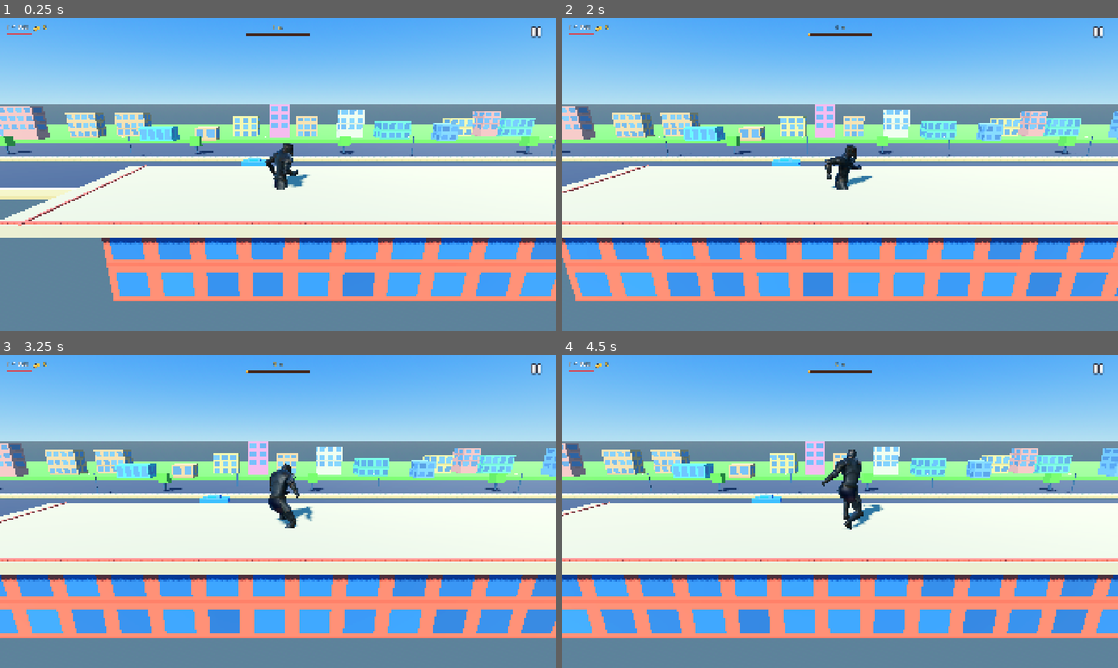
Above: before the commit, frames 1-4 (two rows, left to right).
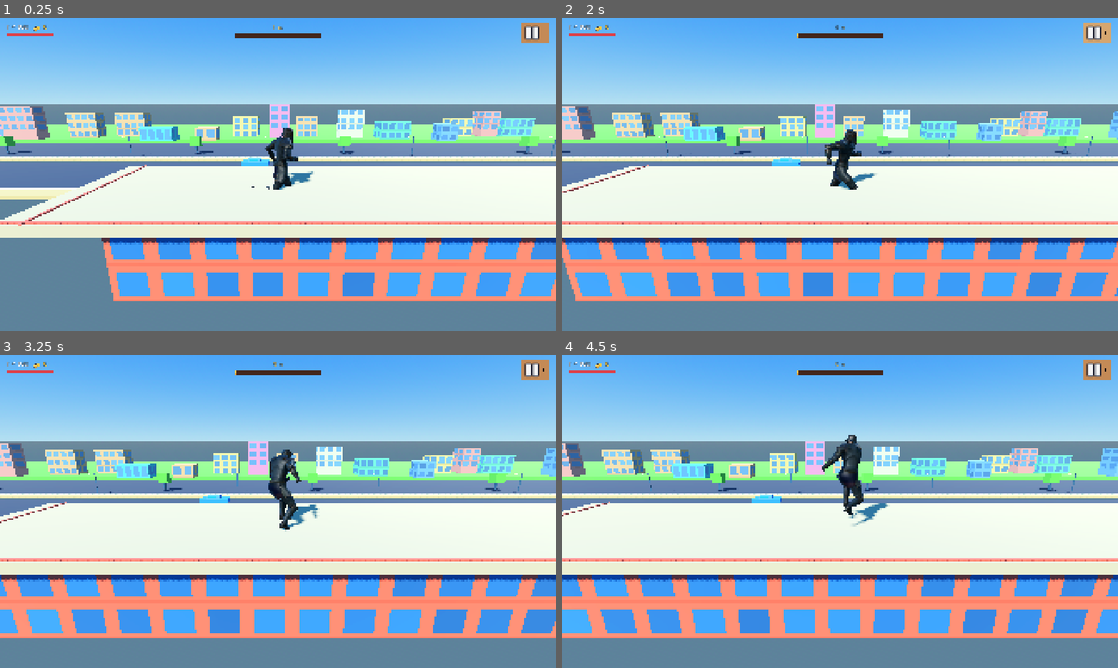
Above: after the commit, the same moments.

Repository: nnamdinwali/shadow-killer
Game: Godot game, scene res://node_3d.tscn
Same seed, same stepped clock (60 frames per second), same inputs: the game is played once before the commit and once after it.
Inputs (mouse positions are in pixels of both pictures, inside the frame that each line leads up to; where the layout moved, square brackets give the same spot in the first picture):
- Up to frame 1 (0.25 s): no input
- Up to frame 2 (2 s): click (1095, 33) [1101, 30] at 0.5 s; click "▶" at 1.25 s
- Up to frame 3 (3.25 s): click "Ⅱ" at 2 s; tap Enter at 2.75, 2.85 s; move the mouse to (400, 495) at 2.77 s; hold W from 2.78 s (still down); click (400, 495) at 2.92 s; tap Space at 3.02 s
- Up to frame 4 (4.5 s): tap Space at 3.32, 4.25 s; release W at 3.5 s; drag from (728, 527) to (812, 574) at 3.52 s; move the mouse to (895, 442) at 4.27 s; hold W from 4.28 s (still down); tap X at 4.35 s; click (895, 442) at 4.42 s

The runs differ from the first frame. In frame 1, 1.2% of the frame differs, in the area x 1-99%, y 1-55%; in frame 2, 1.3%; in frame 3, 1.6%; in frame 4, 1.6%, in the area x 1-99%, y 1-56%.

Commit message:
Show Pixel UI bars and fix pause control

Diff:
--- a/hud.gd
+++ b/hud.gd
@@ -60,7 +60,7 @@
 
 	var status := Control.new()
 	status.position = Vector2(24, 22)
-	status.size = Vector2(250, 44)
+	status.size = Vector2(320, 70)
 	root.add_child(status)
 
 	health_value = _label("HP 100", 19, Color(0.9, 0.95, 1.0))
@@ -68,10 +68,11 @@
 	health_value.size = Vector2(100, 36)
 	status.add_child(health_value)
 	health_bar = ProgressBar.new()
+	health_bar.theme = pixel_theme
 	health_bar.theme_type_variation = "RedBar"
 	health_bar.show_percentage = false
 	health_bar.position = Vector2(0, 28)
-	health_bar.size = Vector2(84, 10)
+	health_bar.size = Vector2(160, 16)
 	status.add_child(health_bar)
 
 	coin_value = _label("● 16", 19, Color(1.0, 0.8, 0.25))
@@ -97,30 +98,29 @@
 	root.add_child(distance_value)
 
 	distance_bar = ProgressBar.new()
+	distance_bar.theme = pixel_theme
 	distance_bar.theme_type_variation = "GoldBar"
 	distance_bar.show_percentage = false
 	distance_bar.anchor_left = 0.5
 	distance_bar.anchor_right = 0.5
-	distance_bar.offset_left = -110
-	distance_bar.offset_right = 110
+	distance_bar.offset_left = -150
+	distance_bar.offset_right = 150
 	distance_bar.position.y = 52
-	distance_bar.size.y = 10
+	distance_bar.size.y = 16
 	root.add_child(distance_bar)
 
 	pause_button = Button.new()
-	pause_button.text = "Ⅱ"
+	pause_button.text = ""
 	pause_button.icon = load("res://addons/pixel_ui/icons/pause.png")
 	pause_button.expand_icon = true
 	pause_button.tooltip_text = "Pause game"
-	pause_button.position = Vector2(-92, 24)
+	pause_button.position = Vector2(-120, 16)
 	pause_button.anchor_left = 1.0
 	pause_button.anchor_right = 1.0
-	pause_button.size = Vector2(64, 48)
-	pause_button.add_theme_font_size_override("font_size", 22)
-	pause_button.add_theme_color_override("font_color", Color.WHITE)
-	pause_button.add_theme_stylebox_override("normal", _transparent_style())
-	pause_button.add_theme_stylebox_override("hover", _transparent_style())
-	pause_button.add_theme_stylebox_override("pressed", _transparent_style())
+	pause_button.size = Vector2(96, 72)
+	pause_button.theme = pixel_theme
+	pause_button.mouse_filter = Control.MOUSE_FILTER_STOP
+	pause_button.z_index = 20
 	pause_button.pressed.connect(_toggle_pause)
 	root.add_child(pause_button)
 
--- a/runner.tscn
+++ b/runner.tscn
@@ -13,7 +13,7 @@
 [node name="CharacterModel" parent="." instance=ExtResource("1_model")]
 rotation_degrees = Vector3(0, 90, 0)
 scale = Vector3(0.035, 0.035, 0.035)
-position = Vector3(0, 0.04, 0)
+position = Vector3(0, 1.0, 0)
 
 [node name="CollisionShape3D" type="CollisionShape3D" parent="."]
 position = Vector3(0, 1.9, 0)
